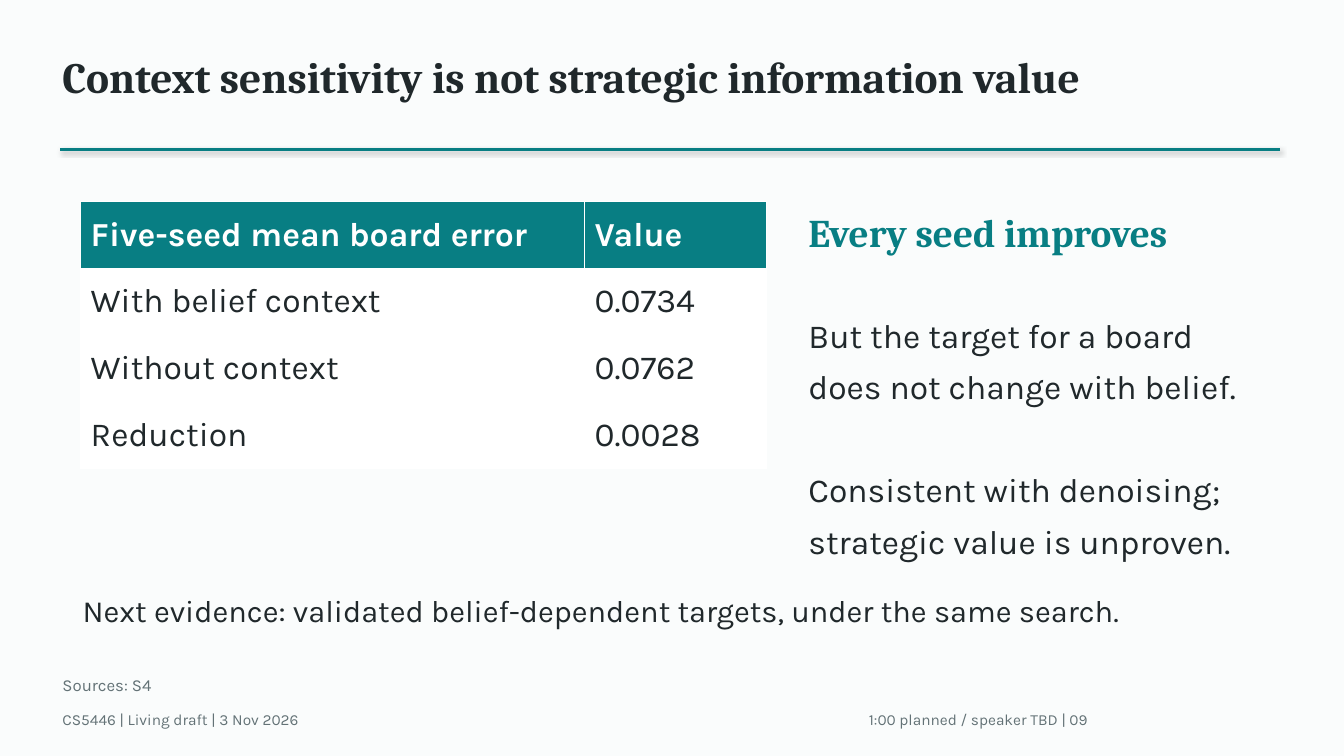
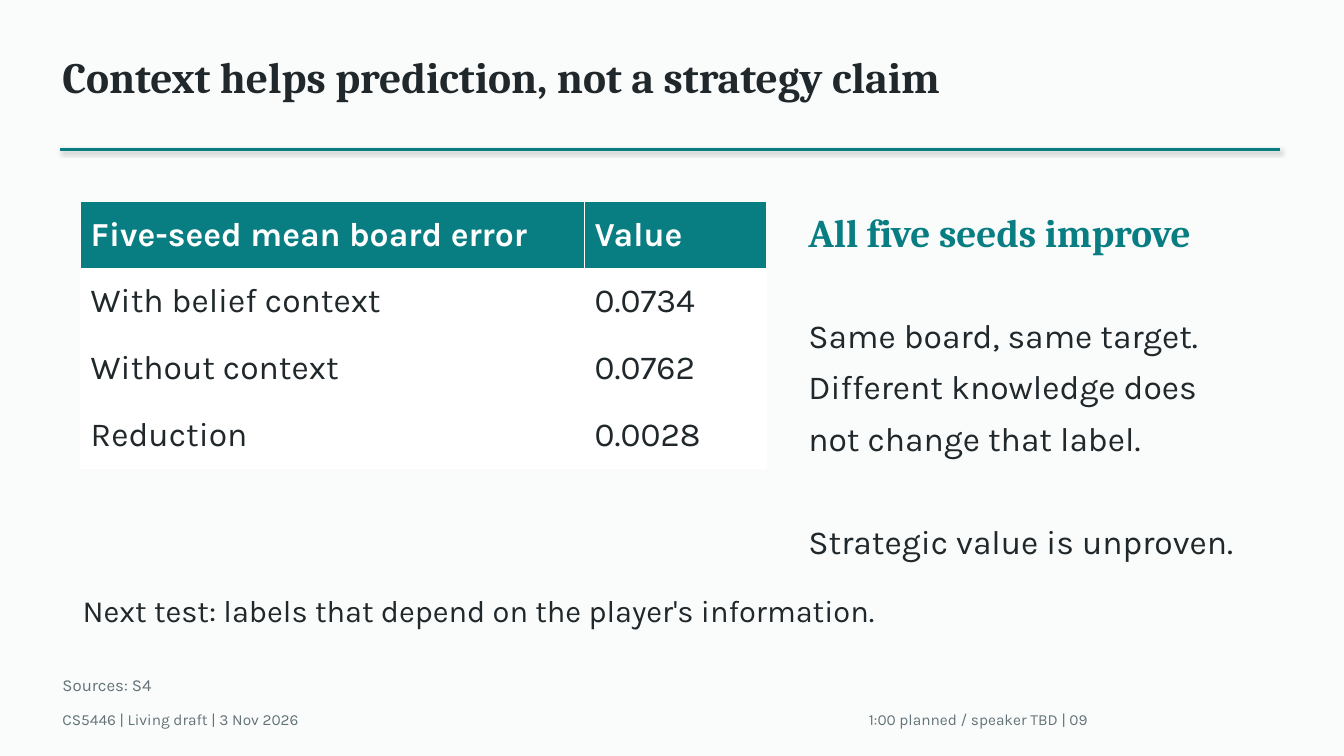
Before and after one commit to Mr-Teal/CS5446_project, a slide deck: slide 9 of docs/drafts/presentation-draft.pptx. Drawn at 1344x756 pixels with LibreOffice and Linux fonts; fonts in the diff are those of the drawing. Boxes give left, top, right and bottom in pixels: in the first picture for what was removed or moved away, otherwise in the second. Text is boxed around its words. In the diff, an @@ line names an element or a change of style, - is before the commit and + after.

```diff
--- a/docs/drafts/presentation-draft.pptx
+++ b/docs/drafts/presentation-draft.pptx
@@ text at (62,62,940,103): text changed @@
-Context sensitivity is not strategic information value
+Context helps prediction, not a strategy claim
@@ text at (808,219,1191,256): text changed @@
-Every seed improves
+All five seeds improve
@@ text at (808,325,1233,562): text changed @@
-But the target for a board
-does not change with belief.
-Consistent with denoising;
-strategic value is unproven.
+Same board, same target.
+Different knowledge does
+not change that label.
+Strategic value is unproven.
@@ text at (83,601,874,630): text changed @@
-Next evidence: validated belief-dependent targets, under the same search.
+Next test: labels that depend on the player's information.
```
Also in this commit, not shown: 8 other slides changed, 3 other files.
